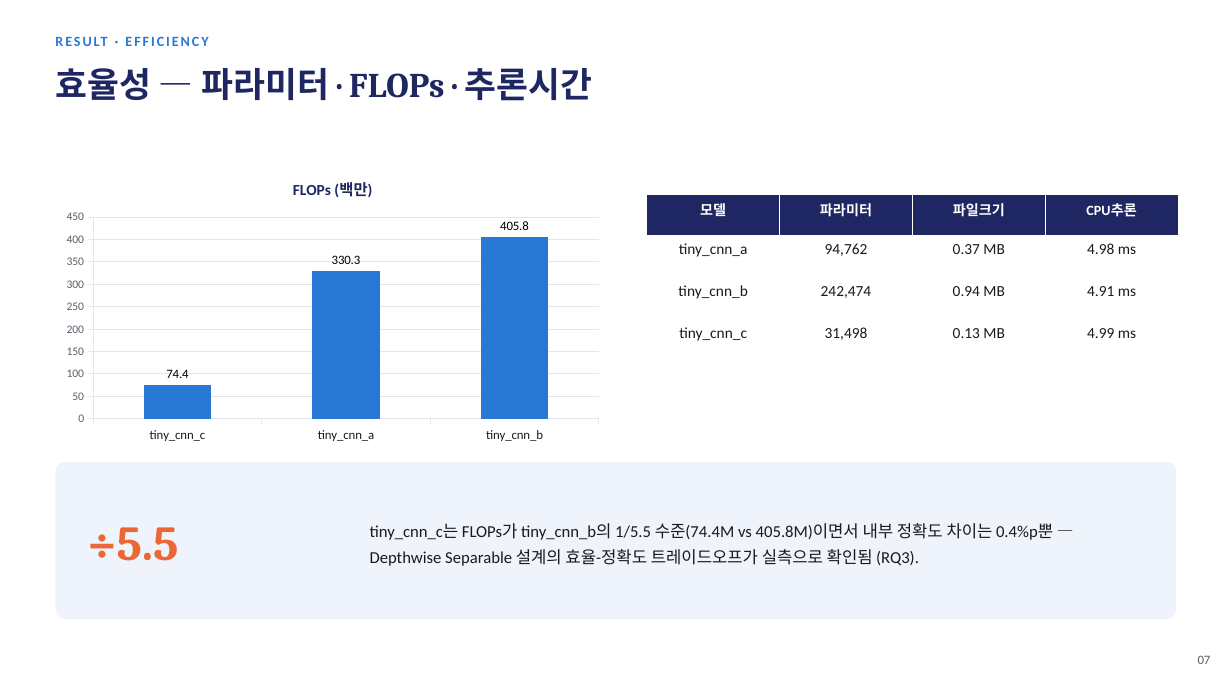
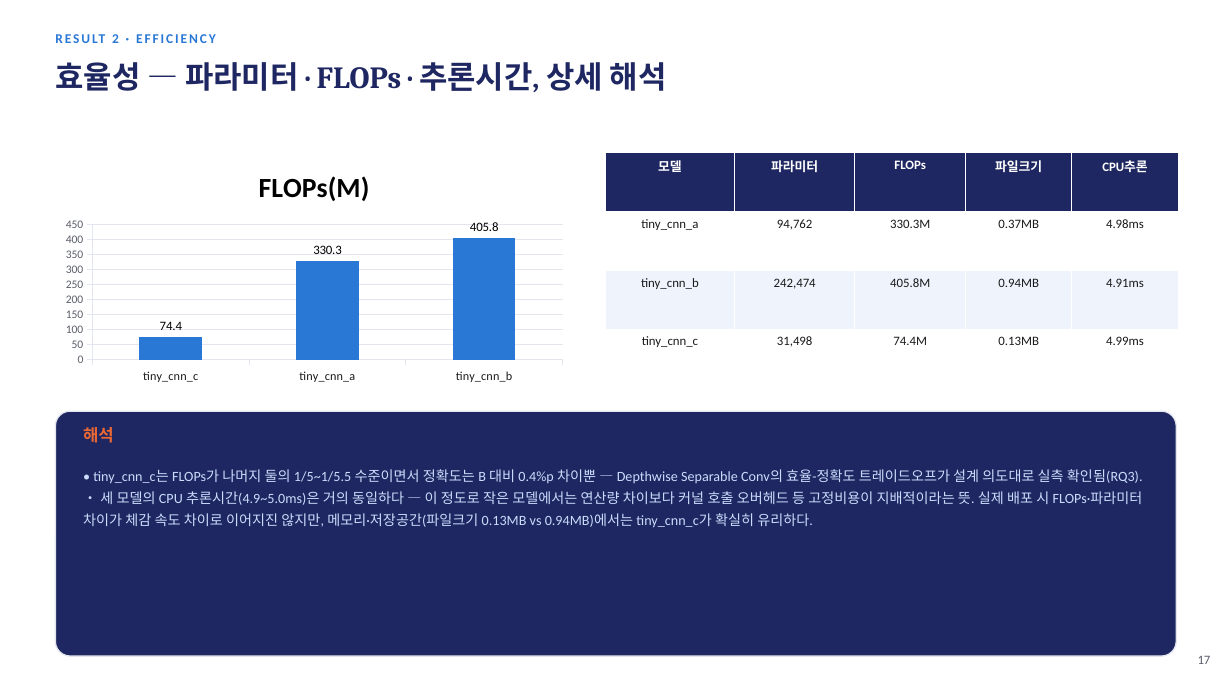
Before and after one commit to sara0813/tomato-disease-v2, a slide deck: slide 18 of docs/CNN_토마토_병해분류_V2_진행보고.pptx (slide 7 before the commit). Drawn at 1232x693 pixels with LibreOffice and Linux fonts; fonts in the diff are those of the drawing. Boxes give left, top, right and bottom in pixels: in the first picture for what was removed or moved away, otherwise in the second. Text is boxed around its words. In the diff, an @@ line names an element or a change of style, - is before the commit and + after.

```diff
--- a/docs/CNN_토마토_병해분류_V2_진행보고.pptx
+++ b/docs/CNN_토마토_병해분류_V2_진행보고.pptx
@@ text at (x1=112, y1=34, x2=119, y2=43): text changed; size 11 to 10.5 pt @@
-RESULT · EFFICIENCY
+RESULT 2 · EFFICIENCY
@@ text at (x1=55, y1=62, x2=667, y2=92): text changed; size 27 to 24 pt @@
-효율성 — 파라미터 · FLOPs · 추론시간
+효율성 — 파라미터 · FLOPs · 추론시간, 상세 해석
@@ column chart at (x1=55, y1=152, x2=573, y2=388) @@
@@ title "FLOPs (백만)" to "FLOPs(M)" @@
-Series 1: 74.4, 330.3, 405.8
+FLOPs(M): 74.4, 330.3, 405.8
@@ category axis changed @@
@@ column chart resized from (x1=55, y1=162, x2=610, y2=448) to (x1=55, y1=152, x2=573, y2=388) @@
@@ table at (x1=605, y1=152, x2=1178, y2=388) @@
-column 3: 파일크기 | 0.37 MB | 0.94 MB | 0.13 MB
-column 4: CPU추론 | 4.98 ms | 4.91 ms | 4.99 ms
+column 3: FLOPs | 330.3M | 405.8M | 74.4M
+column 4: 파일크기 | 0.37MB | 0.94MB | 0.13MB
+column 5: CPU추론 | 4.98ms | 4.91ms | 4.99ms
@@ table resized from (x1=647, y1=194, x2=1179, y2=360) to (x1=605, y1=152, x2=1178, y2=388) @@
@@ rounded rectangle resized from (x1=55, y1=462, x2=1177, y2=619) to (x1=55, y1=411, x2=1177, y2=656) @@
@@ rounded rectangle at (x1=55, y1=411, x2=1177, y2=656): fill #EEF3FC to #1E2761; outline none to #E3E6EE 1 pt @@
@@ text added at (x1=83, y1=427, x2=114, y2=443), 13 pt, text #EB6834, bold @@
+해석
@@ text added at (x1=83, y1=469, x2=1143, y2=528), 11 pt, text #CADCFC @@
+• tiny_cnn_c는 FLOPs가 나머지 둘의 1/5~1/5.5 수준이면서 정확도는 B 대비 0.4%p 차이뿐 — Depthwise Separable Conv의 효율-정확도 트레이드오프가 설계 의도대로 실측 확인됨(RQ3).
+• 세 모델의 CPU 추론시간(4.9~5.0ms)은 거의 동일하다 — 이 정도로 작은 모델에서는 연산량 차이보다 커널 호출 오버헤드 등 고정비용이 지배적이라는 뜻. 실제 배포 시 FLOPs·파라미터 차이가 체감 속도 차이로 이어지진 않지만, 메모리·저장공간(파일크기 0.13MB vs 0.94MB)에서는 tiny_cnn_c가 확실히 유리하다.
@@ text removed at (x1=88, y1=527, x2=179, y2=561) @@
-÷5.5
@@ text removed at (x1=370, y1=523, x2=1053, y2=566) @@
-tiny_cnn_c는 FLOPs가 tiny_cnn_b의 1/5.5 수준(74.4M vs 405.8M)이면서 내부 정확도 차이는 0.4%p뿐 — Depthwise Separable 설계의 효율-정확도 트레이드오프가 실측으로 확인됨 (RQ3).
@@ text at (x1=1198, y1=656, x2=1211, y2=664): text changed @@
-07
+17
```
Also in this commit, not shown: 4 other slides changed, 18 slides added, 7 slides removed.
